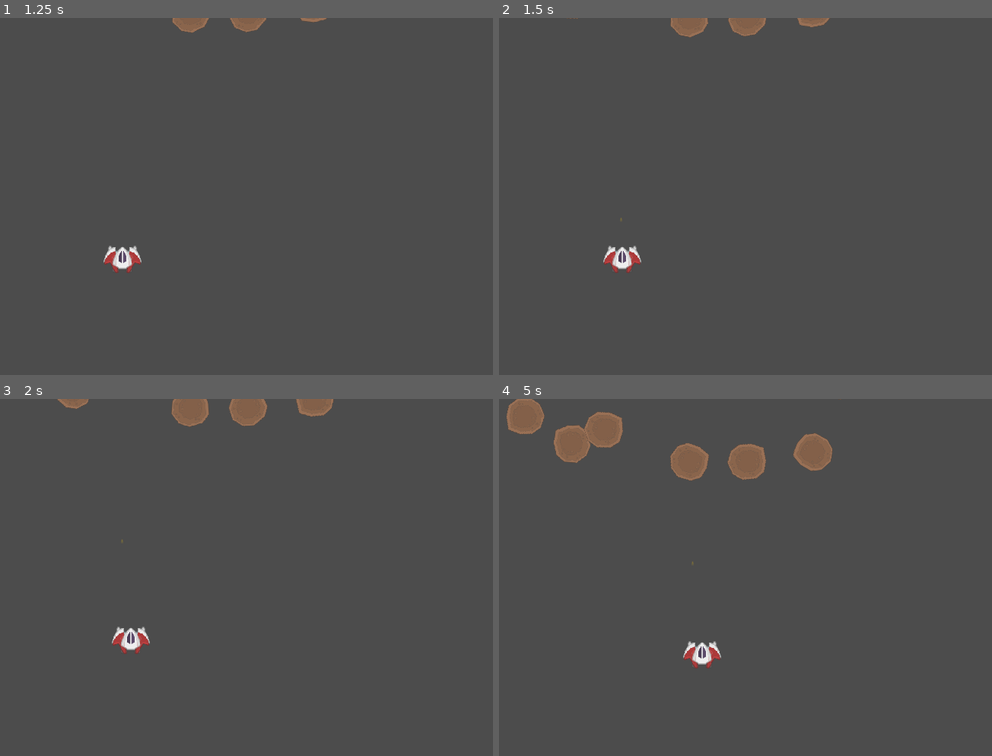
Above: before the commit, frames 1-4 (two rows, left to right).
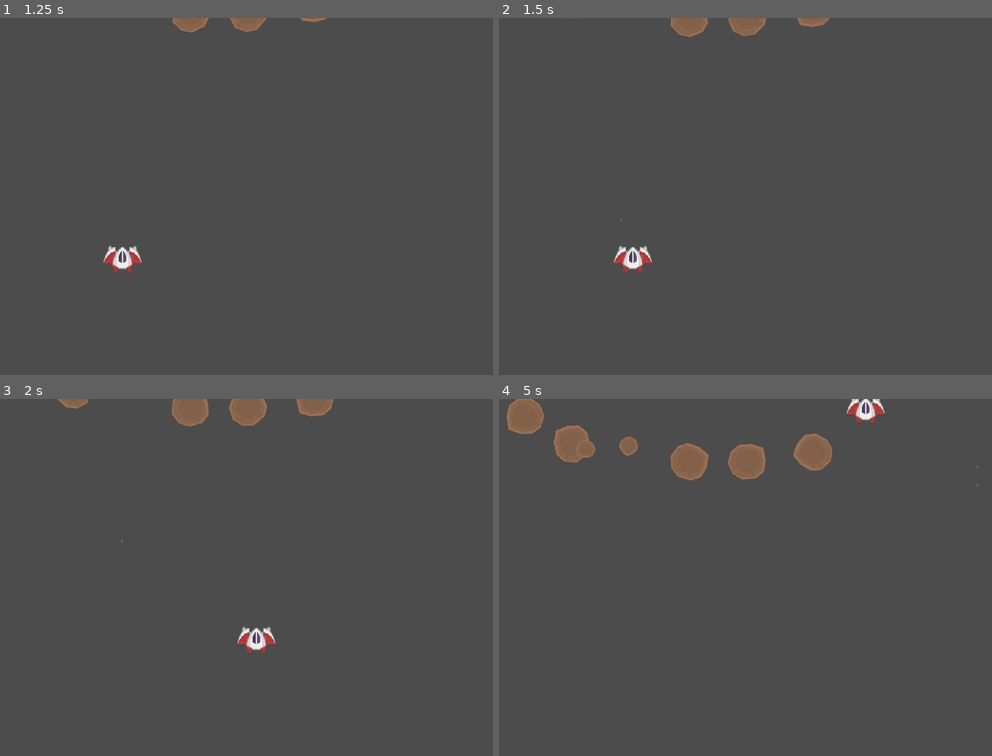
Above: after the commit, the same moments.

Repository: Kessinen/HCSSpace-Origins
Game: Godot game, scene res://Menus/Mainmenu.tscn
The game is run twice, just before and just after one commit, with the same random seed, the same clock (stepped at 60 frames per second) and the same inputs.
Inputs:
- Up to frame 1 (1.25 s): click "New Game" at 0.5 s
- Up to frame 2 (1.5 s): tap Enter at 1.25 s; hold D (move_right) from 1.28 s (still down); hold Space (shoot) from 1.28 s (still down)
- Up to frame 3 (2 s): keep holding D (move_right); keep holding Space (shoot)
- Up to frame 4 (5 s): release D (move_right) at 2.03 s; release Space (shoot) at 2.03 s; hold S (move_down) 2.03-2.78 s; tap Space (shoot) at 2.1, 3.6 s; hold D (move_right) 2.78-3.53 s; hold Space (shoot) 2.78-3.53 s; hold W (move_up) 3.53-4.28 s; hold A (move_left) from 4.28 s (still down); hold Space (shoot) from 4.28 s (still down)

Frame 1 is identical in both runs. In frame 2, 0.5% of the frame differs, in the area x 21-32%, y 63-72%; in frame 3, 0.7%; in frame 4, 1.6%, in the area x 15-98%, y 0-76%.

Commit message:
CHANGE Use data from playerstats singleton

Diff:
--- a/src/Bullets/bullets.gd
+++ b/src/Bullets/bullets.gd
@@ -1,5 +1,11 @@
 extends Area2D
 
-export var bulletDamage : int = 1
+onready var playerStats = get_node("/root/playerStats")
+
+export var bulletDamage : int
 export var bulletSpeed : int = 200
 export var playerBullet : bool = true
+
+
+func _ready():
+	bulletDamage = playerStats.shipDamage
--- a/src/Player/Player.gd
+++ b/src/Player/Player.gd
@@ -1,17 +1,10 @@
 extends KinematicBody2D
 
 export var Name : String = "Player1"
-export var HP: int = 10
-export var Shield: int = 0
 
 var Score : int = 0
 
-var shipRoF : int = 1
-var shipDamage : int = 1
-var shipHandling : int = 1
-var shipMagnet : int = 1
-var shipSpeed : int = 1
-
+onready var playerStats = get_node("/root/playerStats")
 
 var velocity = Vector2.ZERO
 
@@ -30,22 +23,24 @@
 	input_vector.y = Input.get_action_strength("move_down") - Input.get_action_strength("move_up")
 	input_vector = input_vector.normalized()
 	if input_vector != Vector2.ZERO:
-		velocity = velocity.move_toward(input_vector * shipSpeed*100, shipHandling)
+		velocity = velocity.move_toward(input_vector * playerStats.shipSpeed*100, playerStats.shipHandling*1.5)
 	else:
-		velocity = velocity.move_toward(Vector2.ZERO, shipHandling)
+		velocity = velocity.move_toward(Vector2.ZERO, playerStats.shipHandling)
 	velocity = move_and_slide(velocity)
 
 func fireGuns():
 	var rofTimer = $rofTimer
-	rofTimer.wait_time = 1 - (float(shipRoF) * 0.099)
+	rofTimer.wait_time = 1 - (float(playerStats.shipRoF) * 0.099)
 	var bullet = plBullet1.instance()
-	bullet.bulletDamage = shipDamage
 	bullet.position = $Gun.global_position
 
 	if rofTimer.is_stopped():
 		get_parent().add_child(bullet)
 		rofTimer.start()
 
-
 func takeDamage(amount : int):
 	pass
+
+func _on_Magnet_body_entered(body):
+	if body.is_in_group("Loot"):
+		body.queue_free()
--- a/src/Player/Player.tscn
+++ b/src/Player/Player.tscn
@@ -1,10 +1,13 @@
-[gd_scene load_steps=4 format=2]
+[gd_scene load_steps=5 format=2]
 
 [ext_resource path="res://Player/Player.gd" type="Script" id=1]
 [ext_resource path="res://Player/player.png" type="Texture" id=2]
 
 [sub_resource type="RectangleShape2D" id=1]
 extents = Vector2( 25.6584, 19.4368 )
+
+[sub_resource type="CircleShape2D" id=2]
+radius = 23.1867
 
 [node name="Player" type="KinematicBody2D"]
 collision_layer = 2
@@ -22,3 +25,12 @@
 
 [node name="rofTimer" type="Timer" parent="."]
 one_shot = true
+
+[node name="Magnet" type="Area2D" parent="."]
+collision_layer = 2
+collision_mask = 16
+
+[node name="CollisionShape2D" type="CollisionShape2D" parent="Magnet"]
+shape = SubResource( 2 )
+
+[connection signal="body_entered" from="Magnet" to="." method="_on_Magnet_body_entered"]
